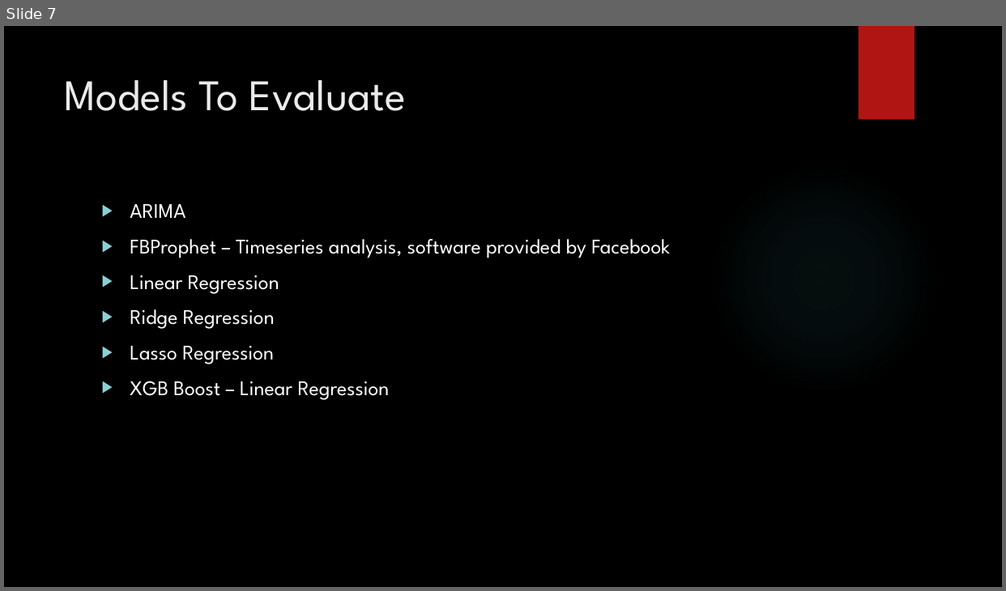
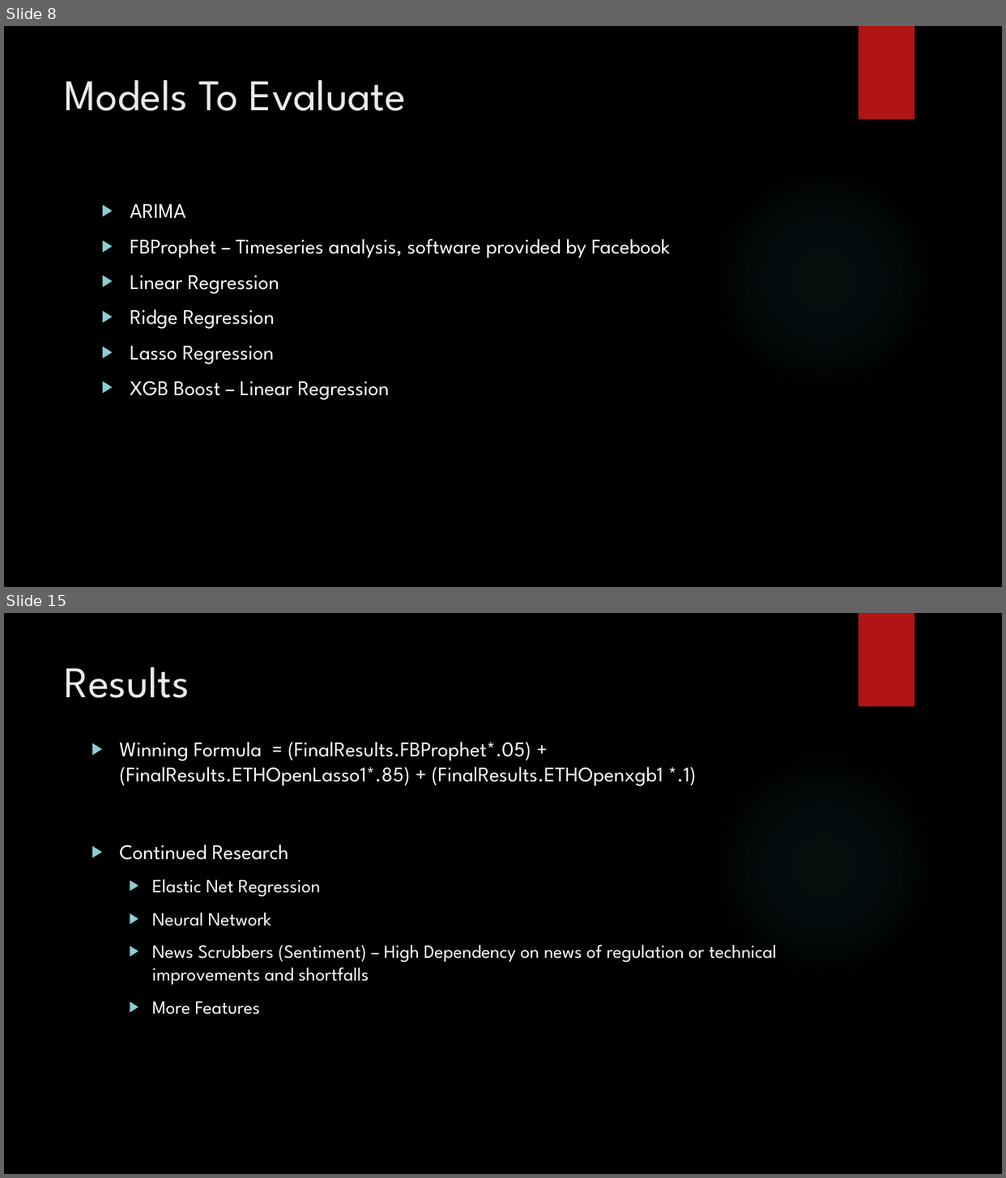
Before and after one commit to DSNeville/Practicum, a slide deck: Predicting Ethereum.pptx. Shown one above the other, each under a label of ours: slide 7 before the commit, slides 8 and 15 after it; the slides between them are not shown. The pictures are 1006x591 and 1006x1178 pixels, drawn with LibreOffice and Linux fonts; fonts in the diff are those of the drawing; background and template pictures are left out. Boxes give left, top, right and bottom in pixels: in the first picture for what was removed or moved away, otherwise in the second. Text is boxed around its words. In the diff, an @@ line names an element or a change of style, - is before the commit and + after.

```diff
--- a/Predicting Ethereum.pptx
+++ b/Predicting Ethereum.pptx
@@ slide 15 added at bbox=[4, 613, 1002, 1174], background picture (left out); not listed: 2 template elements that a slide beside it also shows @@
@@ title added at bbox=[65, 667, 190, 698], 42 pt, text #EBEBEB @@
+Results
@@ text added at bbox=[120, 742, 696, 786], 20 pt, text #FFFFFF @@
+▶ Winning Formula = (FinalResults.FBProphet*.05) + (FinalResults.ETHOpenLasso1*.85) + (FinalResults.ETHOpenxgb1 *.1)
@@ text added at bbox=[120, 845, 776, 1015], 18 pt, text #FFFFFF @@
+▶ Continued Research
+  ▶ Elastic Net Regression
+  ▶ Neural Network
+  ▶ News Scrubbers (Sentiment) – High Dependency on news of regulation or technical improvements and shortfalls
+  ▶ More Features
@@ what was slide 7 is now slide 8 @@
```
Also in this commit, not shown: 4 slides changed, 9 other slides added, 3 slides removed, 4 other files.
